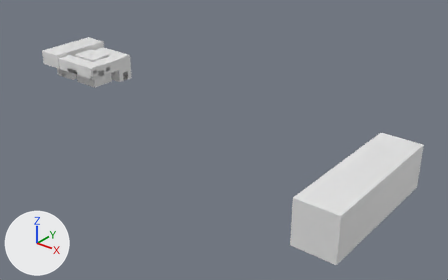
An edit to the FBX model Assets/Prefabs/Rooms/StartingArea.fbx, drawn before and after from the same camera.
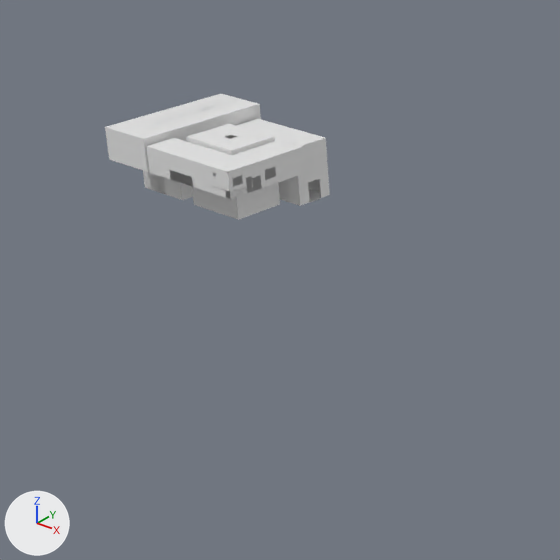
Each version appears first whole from a 50 mm camera at (356.7, -297.3, 162.8) aimed at (173.4, -68.1, 20.7), and next in a close-up on the part from 0% to 50% of the width and 0% to 80% of the height. The lights are fixed; the arrows at lower left show +X, +Y and +Z. The older version's two pictures come first. Where no turn or scale is listed for an object, it has been applied to the vertices. Vertices at exactly the same position are counted once.

In view in the first close-up: 'SCP173Cell', 'SCP173CellEnter', 'SCP173ControlRoom', 'StairsWall', 'StartingRoom.002' and 6 more.
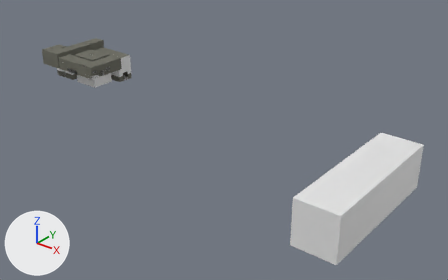
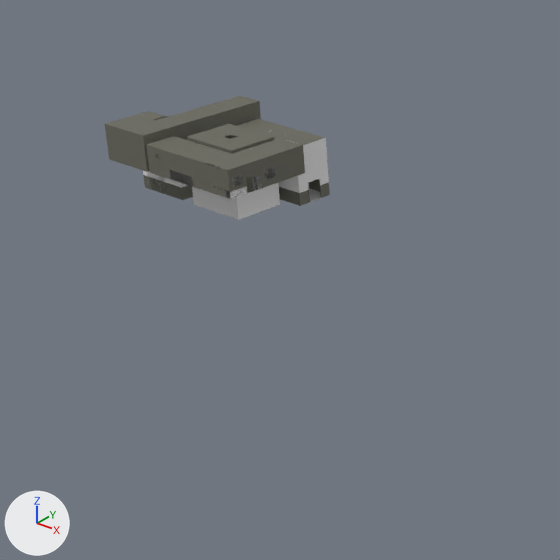
What differs and where, as boxes [x1, y1, x2, y2] in the close-ups (560 x 560 px; the box of a moved part takes in the faces that stretch with it):
'StartingRoom.002', reshaped
    before: [105, 94, 261, 200]
    after: [105, 96, 261, 200]
'SCP173ControlRoom', recoloured (white to dark grey)
    both: [147, 138, 305, 198]
'StairsWall', deleted
    before: [155, 99, 236, 124]
part 1 of me_cube_384, built on
    before: [105, 101, 233, 151]
    after: [105, 103, 261, 200]
part 2 of me_cube_384, recoloured (white to dark grey)
    both: [144, 97, 261, 151]
part 3 of me_cube_063, moved or reshaped
    before: [278, 163, 330, 206]
    after: [278, 167, 330, 206]
part 4 of me_cube_063, recoloured (white to dark grey)
    both: [236, 119, 325, 145]
part 5 of me_cube_892, reshaped
    both: [187, 124, 274, 220]
part 6 of me_cube_892, recoloured (white to dark grey)
    both: [187, 124, 275, 154]

The change, as a diff of the scene's bpy script:
```diff
--- a/Assets/Prefabs/Rooms/StartingArea.fbx.py
+++ b/Assets/Prefabs/Rooms/StartingArea.fbx.py
@@ mat_as_concretewall1 @@
+mat_as_concretewall1 = principled_material('AS_ConcreteWall1')
+mat_as_concretewall1.base_color = (0.141, 0.141, 0.112)  # dark grey #69695e
+mat_as_concretewall1.roughness = 0.75
@@ me_cube_892 @@
-me_cube_892.from_pydata(...)  # 178 vertices, 130 faces; spans x -7.5..13.1, y -8.6..8.0, z -9.0..12.0
+me_cube_892.from_pydata(...)  # 202 vertices, 154 faces; spans x -7.5..13.1, y -8.6..8.0, z -9.0..12.0
+# me_cube_892 part 5: 20 vertices moved from x -3.5..8.5, y -8.0..8.0, z -9.0..12.0 to x -2.5..7.5, y -8.0..8.0, z -9.0..12.0; 24 vertices added at x -7.5..12.5, y -8.0..8.0, z 0.0..1.0
+# me_cube_892 part 6: 99 faces spanning x -7.5..13.1, y -8.6..8.0, z 1.0..12.0 switch from no material to mat_scp173cellconcrete1 (dark grey #69695e)
+me_cube_892.materials.append(mat_scp173cellconcrete2)  # white #e7e7e7
+me_cube_892.materials.append(mat_floor)  # white #e7e7e7
+me_cube_892.materials.append(mat_blackstripe)  # black #000000
@@ me_cube_063 @@
-me_cube_063.from_pydata(...)  # 102 vertices, 93 faces; spans x -14.7..15.7, y -6.0..6.0, z -9.0..9.0
+me_cube_063.from_pydata(...)  # 136 vertices, 123 faces; spans x -14.7..15.7, y -6.0..6.0, z -9.0..9.0
+# me_cube_063 part 3
+# 2 vertices are removed from x -3.0..3.0, y -6.0, z 1.0
+# 17 faces are deleted
+# 12 vertices in x -14.5..15.5, y -6.0..6.0, z 1.0 move by (0.0, 0.0, -1.0)
+# 12 vertices in x -6.0, y -6.0..6.0, z -9.0..9.0 move by (1.0, 0.0, 0.0)
+# 12 vertices in x 6.0, y -6.0..6.0, z -9.0..9.0 move by (-1.0, 0.0, 0.0)
+# 4 vertices move from x -6.0..6.0, y -6.0..6.0, z 1.0 to x -5.0..5.0, y -6.0..6.0, z 0.0
+# 18 new vertices lie (0.0, 0.0, 4.0) away from vertices in x -14.7..15.7, y -6.0..6.0, z -9.0
+# 18 new vertices lie (0.0, 0.0, -2.3) away from vertices in x -14.7..15.7, y -6.0..6.0, z -2.7
+# 17 new faces join them, mat_f2_roughwall2 (white #e7e7e7)
+# 15 new faces join them, mat_as_concretewall1 (dark grey #69695e)
+# 15 new faces join them, mat_blackstripe (black #000000)
+# me_cube_063 part 4: 15 faces spanning x -14.5..15.5, y -6.0..6.0, z 9.0 switch from no material to mat_as_concretewall1 (dark grey #69695e)
+me_cube_063.materials.append(mat_floor)  # white #e7e7e7
+me_cube_063.materials.append(mat_blackstripe)  # black #000000
+me_cube_063.materials.append(mat_f2_roughwall2)  # white #e7e7e7
@@ me_cube_894 @@
-me_cube_894.from_pydata(...)  # 128 vertices, 81 faces; spans x -18.7..17.0, y -9.0..19.0, z -10.0..-2.0
+me_cube_894.from_pydata(...)  # 128 vertices, 81 faces; spans x -18.7..17.0, y -9.0..19.0, z -10.0..-1.5
+# edits to the shape of me_cube_894 do not show in these pictures
+me_cube_894.materials.append(mat_scp173cellconcrete1)  # dark grey #69695e
@@ me_cube_384 @@
-me_cube_384.from_pydata(...)  # 78 vertices, 73 faces; spans x -28.7..-10.3, y -50.0..-6.0, z 0.0..22.0
+me_cube_384.from_pydata(...)  # 190 vertices, 184 faces; spans x -28.7..-10.3, y -50.0..-6.0, z 0.0..23.0
+# me_cube_384 part 1: 16 vertices moved from x -28.5..-10.5, y -50.0..-6.0, z 12.0..22.0 to x -28.5..-10.5, y -50.0..-6.0, z 11.0..23.0; 4 vertices removed from x -28.5, y -38.7..-6.0, z 12.0..22.0; 116 vertices added at x -28.7..-10.3, y -50.0..-6.0, z 0.0..23.0
+# me_cube_384 part 2: 11 faces spanning x -28.5..-10.5, y -50.0..-6.0, z 18.3..23.0 switch from no material to mat_as_concretewall1 (dark grey #69695e)
+me_cube_384.materials.append(mat_floor)  # white #e7e7e7
+me_cube_384.materials.append(mat_blackstripe)  # black #000000
+me_cube_384.materials.append(mat_f2_roughwall2)  # white #e7e7e7
@@ ob_stairswall @@
-ob_stairswall = bpy.data.objects.new('StairsWall', me_cube_526)
```
